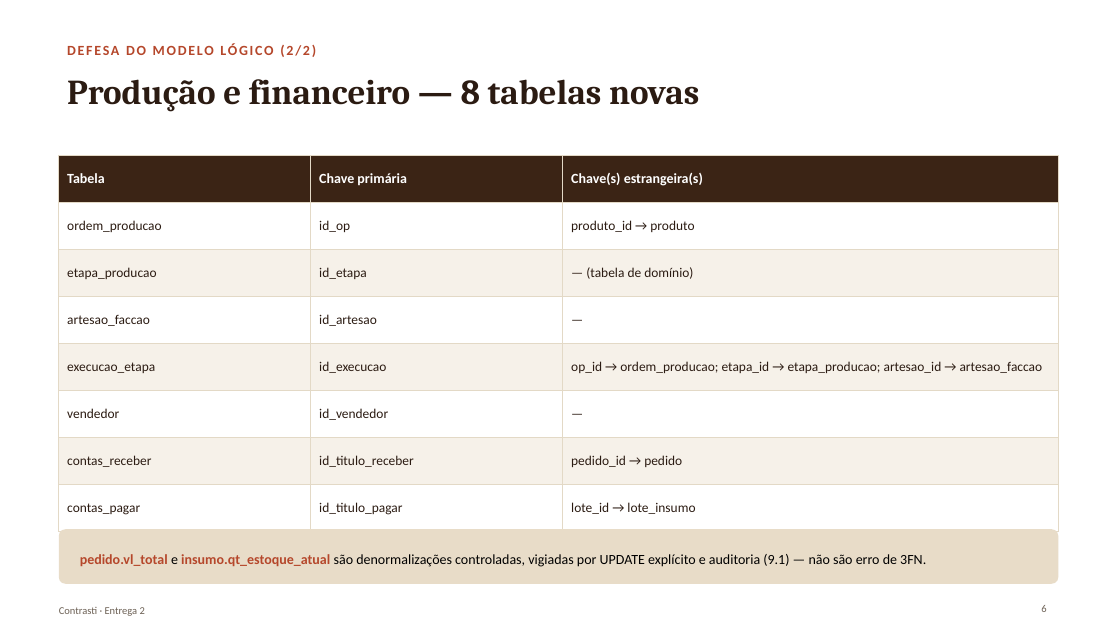
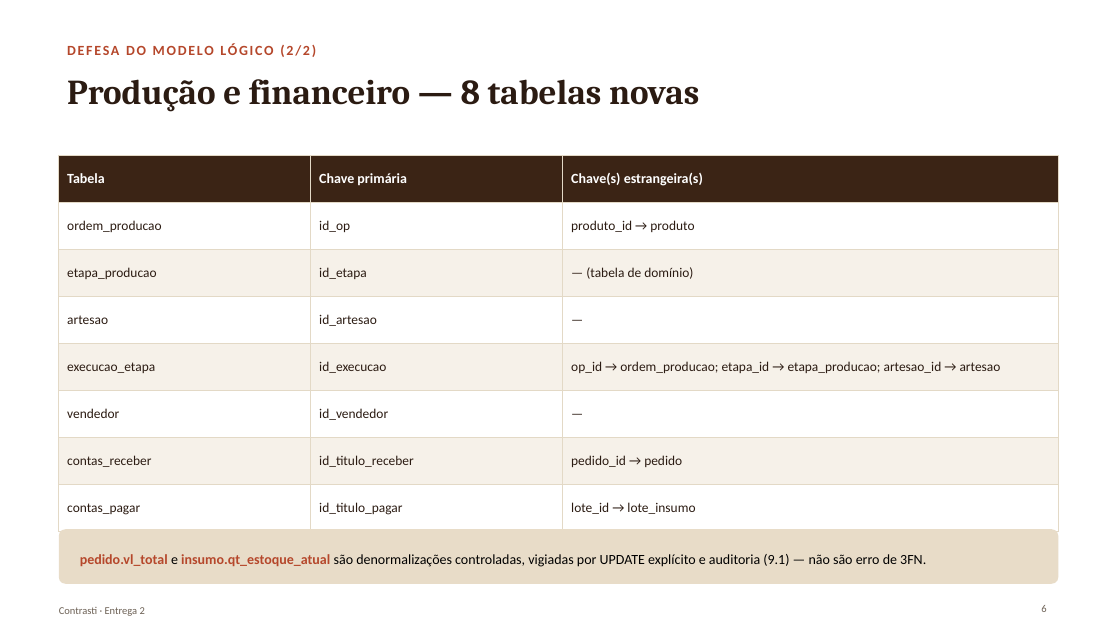
Before and after one commit to matheusmontagner8/Modelagem-de-Dados, a slide deck: slide 6 of Entrega2/apresentacao.pptx. Drawn at 1120x630 pixels with LibreOffice and Linux fonts; fonts in the diff are those of the drawing. Boxes give left, top, right and bottom in pixels: in the first picture for what was removed or moved away, otherwise in the second. Text is boxed around its words. In the diff, an @@ line names an element or a change of style, - is before the commit and + after.

```diff
--- a/Entrega2/apresentacao.pptx
+++ b/Entrega2/apresentacao.pptx
@@ table at (59, 155, 1059, 521) @@
-row 4, column 1: artesao_faccao
+row 4, column 1: artesao
-row 5, column 3: op_id → ordem_producao; etapa_id → etapa_producao; artesao_id → artesao_faccao
+row 5, column 3: op_id → ordem_producao; etapa_id → etapa_producao; artesao_id → artesao
```
Also in this commit, not shown: 3 other slides changed.
